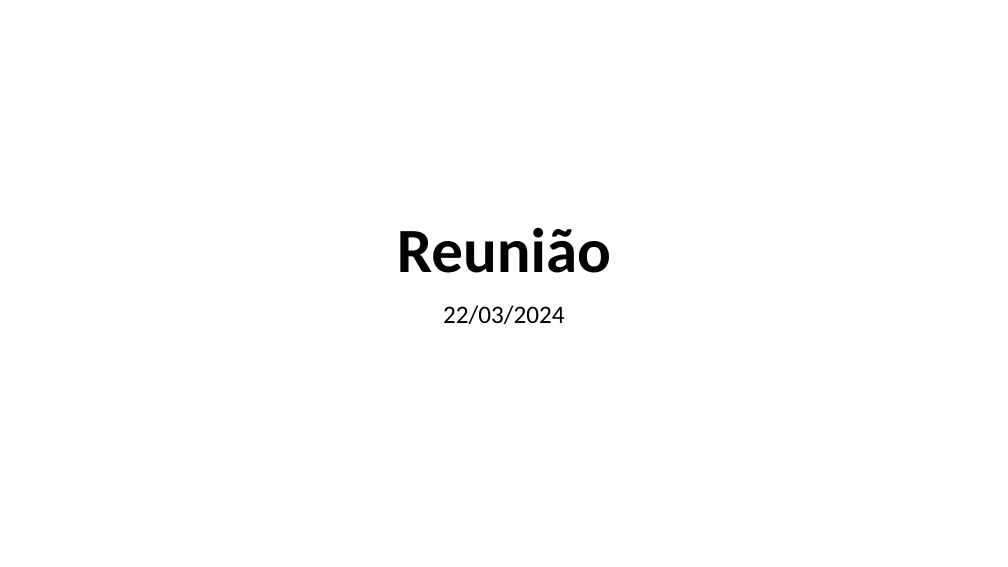
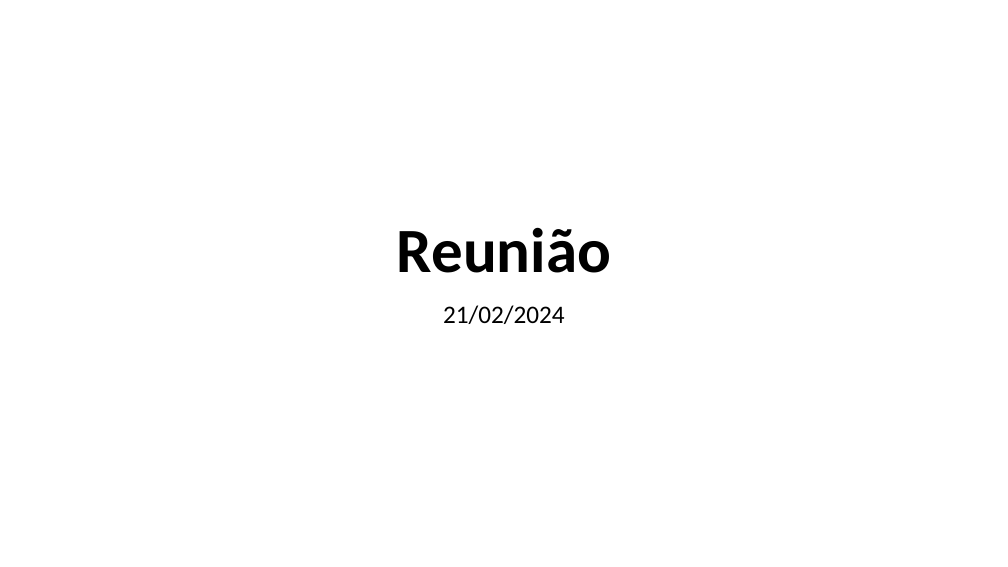
Before and after one commit to MiguelLoureiro98/timecave, a slide deck: slide 1 of papers/.ppt/TimeSeriesCV_15032024.pptx. Drawn at 1008x567 pixels with LibreOffice and Linux fonts; fonts in the diff are those of the drawing. Boxes give left, top, right and bottom in pixels: in the first picture for what was removed or moved away, otherwise in the second. Text is boxed around its words. In the diff, an @@ line names an element or a change of style, - is before the commit and + after.

```diff
--- a/papers/.ppt/TimeSeriesCV_15032024.pptx
+++ b/papers/.ppt/TimeSeriesCV_15032024.pptx
@@ subtitle at <box>443,305,565,324</box>: text changed @@
-22/03/2024
+21/02/2024
```
Also in this commit, not shown: 1 other slide changed, 22 slides added, 5 slides removed, 9 other files.
